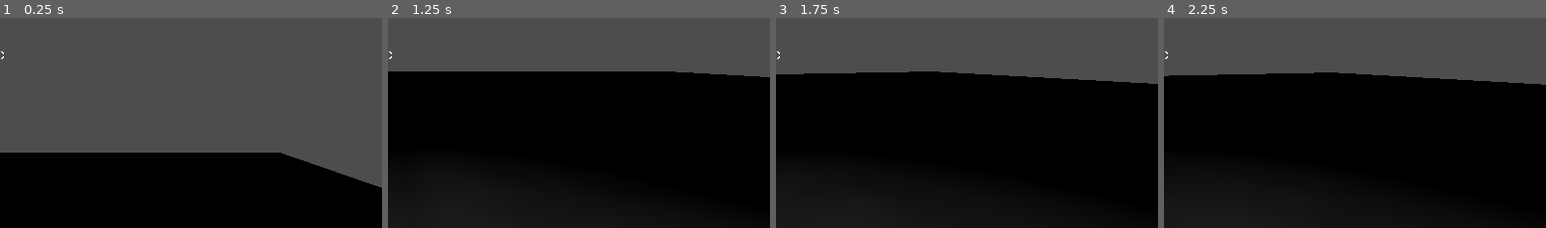
Above: before the commit, frames 1-4 (left to right).
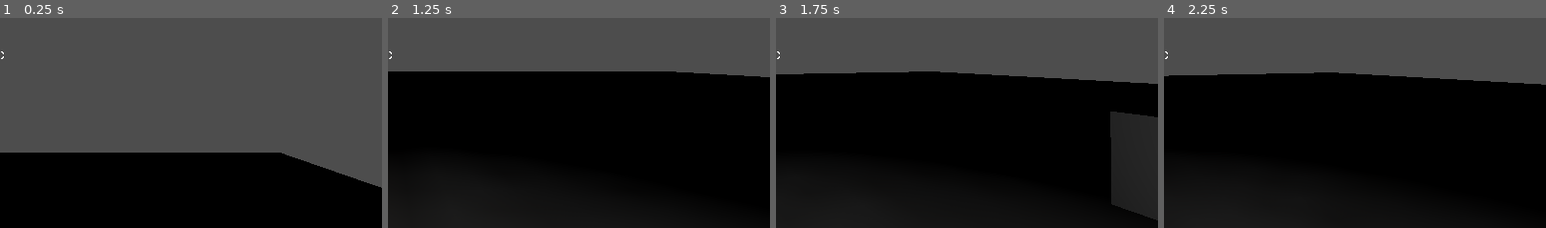
Above: after the commit, the same moments.

Repository: Area9579/Underwater-Jam
Game: Godot game, scene res://Gym/gym.tscn
Same seed, same stepped clock (60 frames per second), same inputs: the game is played once before the commit and once after it.
Inputs (mouse positions are % of the whole screen's width and height, from its top left):
- Up to frame 1 (0.25 s): no input
- Up to frame 2 (1.25 s): tap E (debug_toggle) at 0.5 s; move the mouse to (49, 50) at 0.52 s; press the mouse at (49, 50) at 0.53 s; hold W (forward) from 0.53 s (still down)
- Up to frame 3 (1.75 s): keep holding W (forward); tap E (debug_toggle) at 1.25 s; move the mouse to (57, 50) at 1.27 s; release the mouse at (57, 50) at 1.28 s; click (57, 50) at 1.35 s
- Up to frame 4 (2.25 s): keep holding W (forward); tap E (debug_toggle) at 2 s; move the mouse to (42, 48) at 2.02 s; press the mouse at (42, 48) at 2.03 s
The pictures show only the part of the screen within x 50-100%, y 40-90%; the shares and areas given below are measured in that part.

Frames 1-2 are identical in both runs. In frame 3, 5.8% of the frame differs, in the area x 87-100%, y 44-97%; in frame 4, nothing differs.

Commit message:
Holding Works

Diff:
--- a/Gym/Interactables/test_interactable.gd
+++ b/Gym/Interactables/Click/test_click_interactable.gd
@@ -3,4 +3,4 @@
 @onready var hover_label: Label3D = %HoverLabel
 @onready var interaction_label: Label3D = %InteractionLabel
 
-var interaction_handler : TestInteractionHandler = TestInteractionHandler.new(self)
+var interaction_handler : TestClickInteractionHandler = TestClickInteractionHandler.new(self)
--- /dev/null
+++ b/Gym/Interactables/Click/test_click_interactable.tscn
@@ -0,0 +1,33 @@
+[gd_scene format=3 uid="uid://co2ljeot3jbkr"]
+
+[ext_resource type="Script" uid="uid://bllsov06m3ajr" path="res://Gym/Interactables/Click/test_click_interactable.gd" id="1_wt4gu"]
+
+[sub_resource type="BoxShape3D" id="BoxShape3D_g4v7s"]
+
+[sub_resource type="BoxMesh" id="BoxMesh_g4v7s"]
+
+[node name="TestClickInteractable" type="RigidBody3D" unique_id=1178644056]
+collision_layer = 12
+collision_mask = 4
+script = ExtResource("1_wt4gu")
+
+[node name="CollisionShape3D" type="CollisionShape3D" parent="." unique_id=460386011]
+shape = SubResource("BoxShape3D_g4v7s")
+
+[node name="MeshInstance3D" type="MeshInstance3D" parent="." unique_id=914040546]
+mesh = SubResource("BoxMesh_g4v7s")
+
+[node name="InteractionLabel" type="Label3D" parent="." unique_id=475890366]
+unique_name_in_owner = true
+transform = Transform3D(1, 0, 0, 0, 1, 0, 0, 0, 1, 0, 0.78081644, 0)
+visible = false
+billboard = 2
+text = "oh my god you interacted with me"
+uppercase = true
+
+[node name="HoverLabel" type="Label3D" parent="." unique_id=2064436134]
+unique_name_in_owner = true
+transform = Transform3D(1, 0, 0, 0, 1, 0, 0, 0, 1, 0, 0.78081644, 0)
+visible = false
+billboard = 2
+text = "oh no please dont left click on me"
--- a/Gym/Interactables/test_interaction_handler.gd
+++ b/Gym/Interactables/Click/test_click_interaction_handler.gd
@@ -1,4 +1,4 @@
-class_name TestInteractionHandler extends AbstractInteractionHandler
+class_name TestClickInteractionHandler extends AbstractInteractionHandler
 
 var test_interactable : TestInteractable
 
--- /dev/null
+++ b/Gym/Interactables/Hold/test_hold_interactable.gd
@@ -0,0 +1,6 @@
+class_name TestHoldInteractable extends RigidBody3D
+
+@onready var hover_label: Label3D = %HoverLabel
+@onready var interaction_label: Label3D = %InteractionLabel
+
+var interaction_handler : TestHoldInteractionHandler = TestHoldInteractionHandler.new(self)
--- a/Gym/Interactables/test_interactable.tscn
+++ b/Gym/Interactables/Hold/test_hold_interactable.tscn
@@ -1,15 +1,15 @@
-[gd_scene format=3 uid="uid://co2ljeot3jbkr"]
+[gd_scene format=3 uid="uid://hr32o2ebjj8a"]
 
-[ext_resource type="Script" uid="uid://bllsov06m3ajr" path="res://Gym/Interactables/test_interactable.gd" id="1_wt4gu"]
+[ext_resource type="Script" uid="uid://d3i1giqd6pqy3" path="res://Gym/Interactables/Hold/test_hold_interactable.gd" id="1_jc2aq"]
 
 [sub_resource type="BoxShape3D" id="BoxShape3D_g4v7s"]
 
 [sub_resource type="BoxMesh" id="BoxMesh_g4v7s"]
 
-[node name="TestInteractable" type="RigidBody3D" unique_id=1178644056]
+[node name="TestHoldInteractable" type="RigidBody3D" unique_id=1178644056]
 collision_layer = 12
 collision_mask = 4
-script = ExtResource("1_wt4gu")
+script = ExtResource("1_jc2aq")
 
 [node name="CollisionShape3D" type="CollisionShape3D" parent="." unique_id=460386011]
 shape = SubResource("BoxShape3D_g4v7s")
@@ -22,7 +22,7 @@
 transform = Transform3D(1, 0, 0, 0, 1, 0, 0, 0, 1, 0, 0.78081644, 0)
 visible = false
 billboard = 2
-text = "oh my god you interacted with me"
+text = "oh god hes holding me"
 uppercase = true
 
 [node name="HoverLabel" type="Label3D" parent="." unique_id=2064436134]
@@ -30,4 +30,4 @@
 transform = Transform3D(1, 0, 0, 0, 1, 0, 0, 0, 1, 0, 0.78081644, 0)
 visible = false
 billboard = 2
-text = "why are you looking at me"
+text = "oh no please don't hold left click on me"
--- /dev/null
+++ b/Gym/Interactables/Hold/test_hold_interaction_handler.gd
@@ -0,0 +1,43 @@
+class_name TestHoldInteractionHandler extends AbstractInteractionHandler
+
+const HOLD_THRESHOLD_MS : float = 1500
+
+var test_interactable : TestHoldInteractable
+var is_holding : bool = false
+var hold_start_timestamp : float = INF
+
+
+func _init(interactable_node : TestHoldInteractable) -> void:
+	super(interactable_node)
+	test_interactable = interactable_node
+
+
+func is_correct_input_given() -> bool:
+	if Input.is_action_just_pressed("interact"):
+		hold_start_timestamp = Time.get_ticks_msec()
+		return false
+
+	if Input.is_action_pressed("interact"):
+		if Time.get_ticks_msec() - hold_start_timestamp > HOLD_THRESHOLD_MS:
+			hold_start_timestamp = INF
+			return true
+
+	return false
+
+
+func fade_in_hover_effect() -> void:
+	test_interactable.hover_label.visible = true
+	test_interactable.interaction_label.visible = false
+
+
+func fade_out_hover_effect() -> void:
+	test_interactable.hover_label.visible = false
+	test_interactable.interaction_label.visible = false
+
+
+func do_interaction(_player : Player) -> void:
+	is_interacting = true
+	test_interactable.hover_label.visible = false
+	test_interactable.interaction_label.visible = !test_interactable.interaction_label.visible
+	await get_tree().create_timer(0.5).timeout
+	is_interacting = false
--- a/Gym/gym.tscn
+++ b/Gym/gym.tscn
@@ -3,7 +3,8 @@
 [ext_resource type="Script" uid="uid://cbf7scghvtpbk" path="res://Gym/gym.gd" id="1_rh7av"]
 [ext_resource type="Texture2D" uid="uid://cn4p5lf82faki" path="res://Gym/Assets/Horror_Floor_12-128x128.png" id="2_d8kd1"]
 [ext_resource type="PackedScene" uid="uid://ck14gy6b7mpyl" path="res://Player/player.tscn" id="3_1er27"]
-[ext_resource type="PackedScene" uid="uid://co2ljeot3jbkr" path="res://Gym/Interactables/test_interactable.tscn" id="4_n475g"]
+[ext_resource type="PackedScene" uid="uid://co2ljeot3jbkr" path="res://Gym/Interactables/Click/test_click_interactable.tscn" id="4_n475g"]
+[ext_resource type="PackedScene" uid="uid://hr32o2ebjj8a" path="res://Gym/Interactables/Hold/test_hold_interactable.tscn" id="5_d8kd1"]
 
 [sub_resource type="WorldBoundaryShape3D" id="WorldBoundaryShape3D_g4v7s"]
 
@@ -69,3 +70,6 @@
 
 [node name="TestInteractable" parent="." unique_id=1178644056 instance=ExtResource("4_n475g")]
 transform = Transform3D(1, 0, 0, 0, 1, 0, 0, 0, 1, 5.6713595, 0.5, -0.15340614)
+
+[node name="TestHoldInteractable" parent="." unique_id=1075163943 instance=ExtResource("5_d8kd1")]
+transform = Transform3D(1, 0, 0, 0, 1, 0, 0, 0, 1, 4.945922, 0.67565703, -2.9100409)
Renamed: Gym/Interactables/test_interactable.gd.uid -> Gym/Interactables/Click/test_click_interactable.gd.uid
Renamed: Gym/Interactables/test_interaction_handler.gd.uid -> Gym/Interactables/Click/test_click_interaction_handler.gd.uid
Not shown, added: Gym/Interactables/Hold/test_hold_interactable.gd.uid
Not shown, added: Gym/Interactables/Hold/test_hold_interaction_handler.gd.uid
